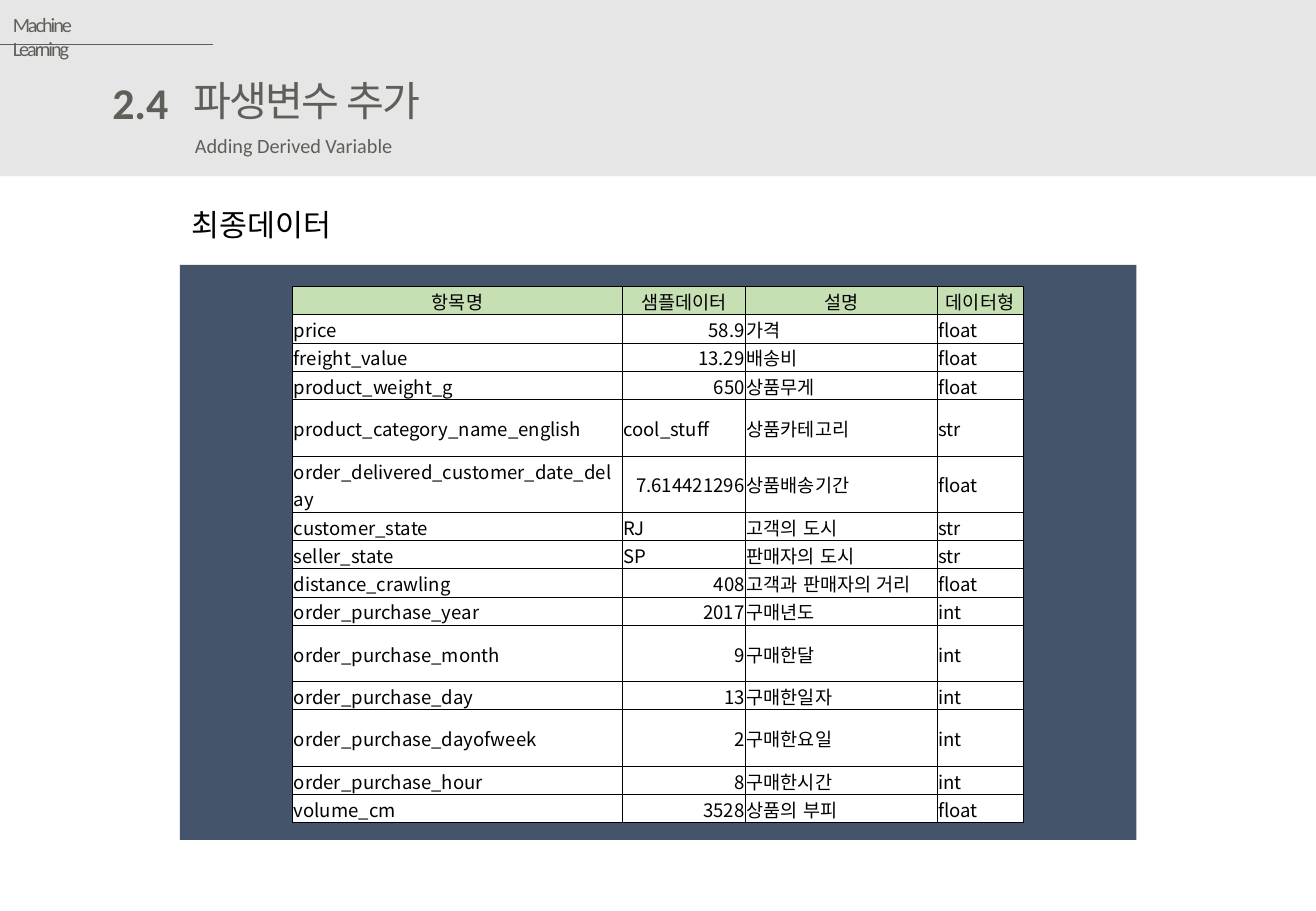
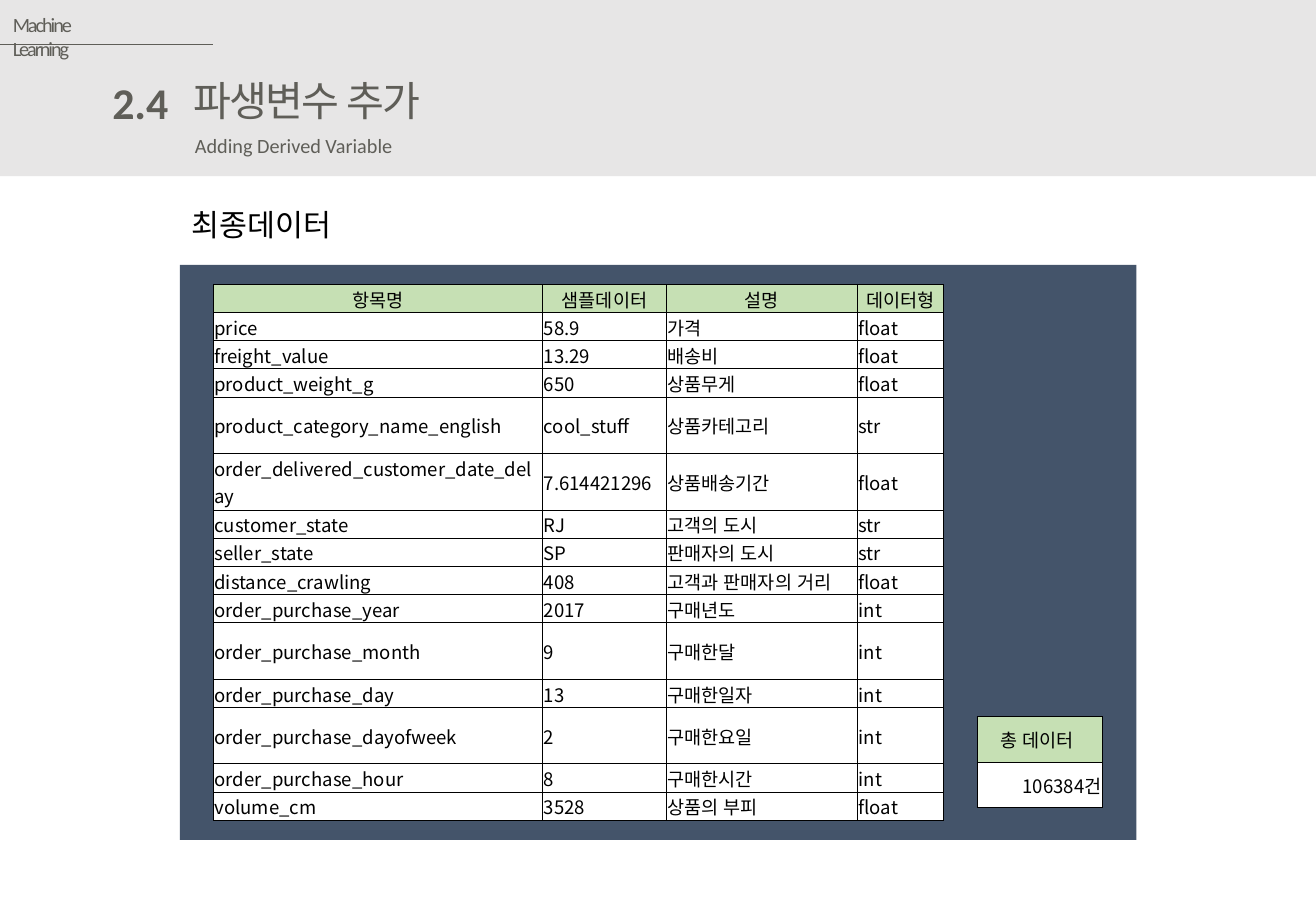
Before and after one commit to kkh9198/Brazilian_region, a slide deck: slide 18 of 회의록/olist프로젝트 ppt_임윤정.pptx. Drawn at 1316x911 pixels with LibreOffice and Linux fonts; fonts in the diff are those of the drawing. Boxes give left, top, right and bottom in pixels: in the first picture for what was removed or moved away, otherwise in the second. Text is boxed around its words. In the diff, an @@ line names an element or a change of style, - is before the commit and + after.

```diff
--- a/회의록/olist프로젝트 ppt_임윤정.pptx
+++ b/회의록/olist프로젝트 ppt_임윤정.pptx
@@ table at [214,284,945,821] @@
@@ alignment right to left @@
@@ table: place and size @@
-table at [293,287,1024,827]
+table at [214,284,945,821]
@@ table added at [977,717,1102,808], 2 rows, 1 columns @@
+총 데이터
+106384건
```
Also in this commit, not shown: 1 other slide changed, 1 slide added.
